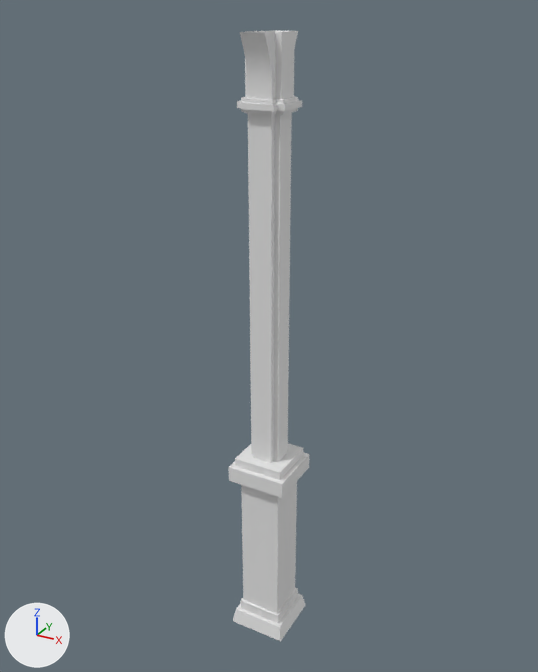
What one commit did to the FBX model Assets/Models/StaticMeshes/Interior/SM_Column.fbx.
Before and after are seen from a 50 mm lens placed at (3.07, -5.6, 6.17), pointed at (-0.07, 0.12, 3.31). Lighting does not change. The marker at lower left points along +X, +Y and +Z.

The first picture shows 'Column'.
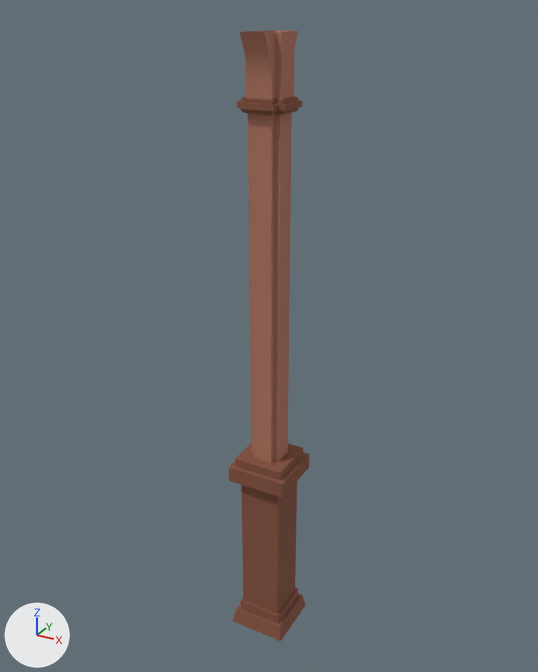
Changed parts and their boxes (x1, y1, x2, y2) in the pictures (538 x 672 px):
'Column', recoloured (grey to brown)
    both: (229, 30, 309, 641)

The edits, one by one:
Picture 'Horizon_Recilience_Palette.png' (img_horizon_recilience_palette_png) is new.
Material 'Color_Palette' (mat_color_palette) is new.
Its texture is img_horizon_recilience_palette_png.
Its roughness is 0.955.
me_cube_002 has 176 vertices, 162 faces and spans x -0.3..0.3, y -0.3..0.3, z -0.3..5.7.
me_cube_002 now uses material mat_color_palette (picture img_horizon_recilience_palette_png).
